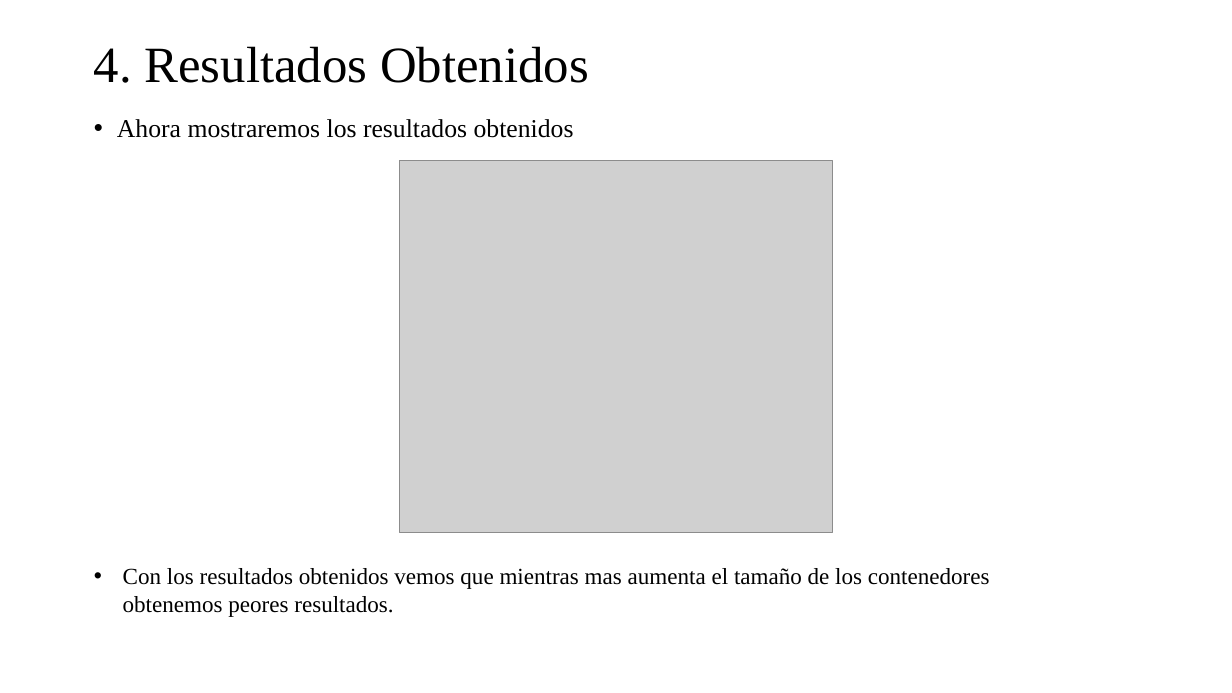
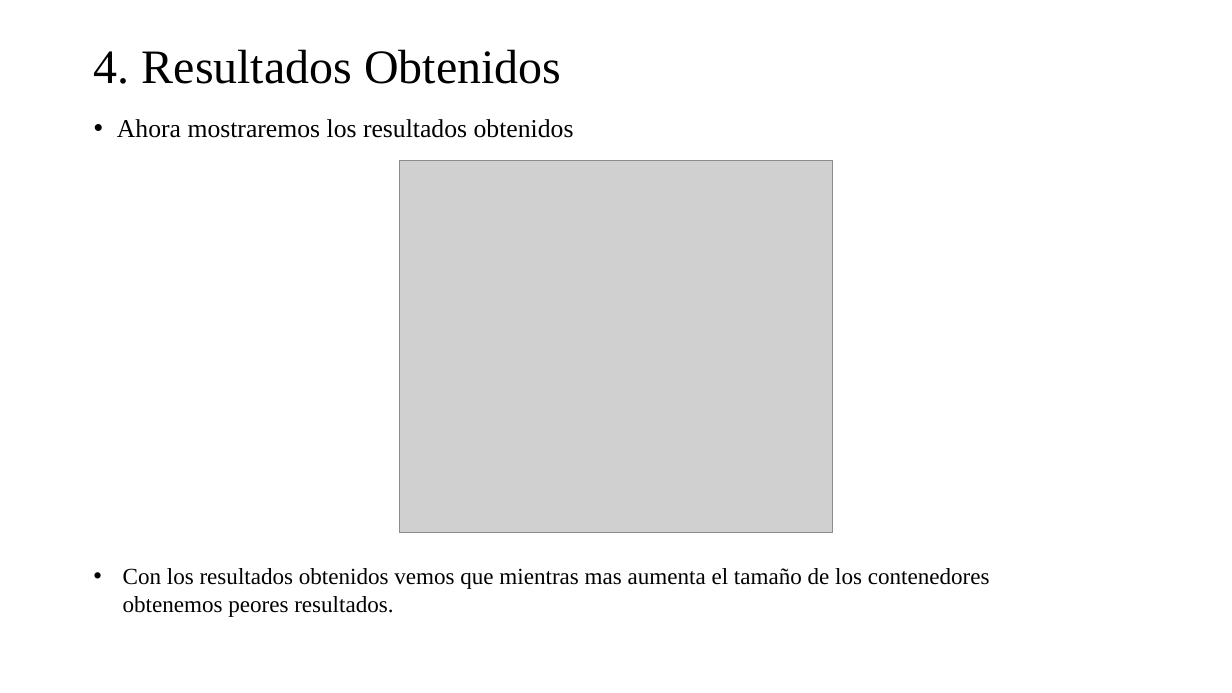
Before and after one commit to DiegoCC14/Proyecto_Ordenamiento_de_Cajas_IA_Publico, a slide deck: slide 10 of proyecto_final/Presentacion proyecto_final.pptx. Drawn at 1232x693 pixels with LibreOffice and Linux fonts; fonts in the diff are those of the drawing; grey boxes stand for pictures. Boxes give left, top, right and bottom in pixels: in the first picture for what was removed or moved away, otherwise in the second. Text is boxed around its words. In the diff, an @@ line names an element or a change of style, - is before the commit and + after.

```diff
--- a/proyecto_final/Presentacion proyecto_final.pptx
+++ b/proyecto_final/Presentacion proyecto_final.pptx
@@ title "4. Resultados Obtenidos" at [94, 49, 561, 84]: size 39.6 to 37.4 pt @@
```
Also in this commit, not shown: 3 other slides changed, 1 other file.
